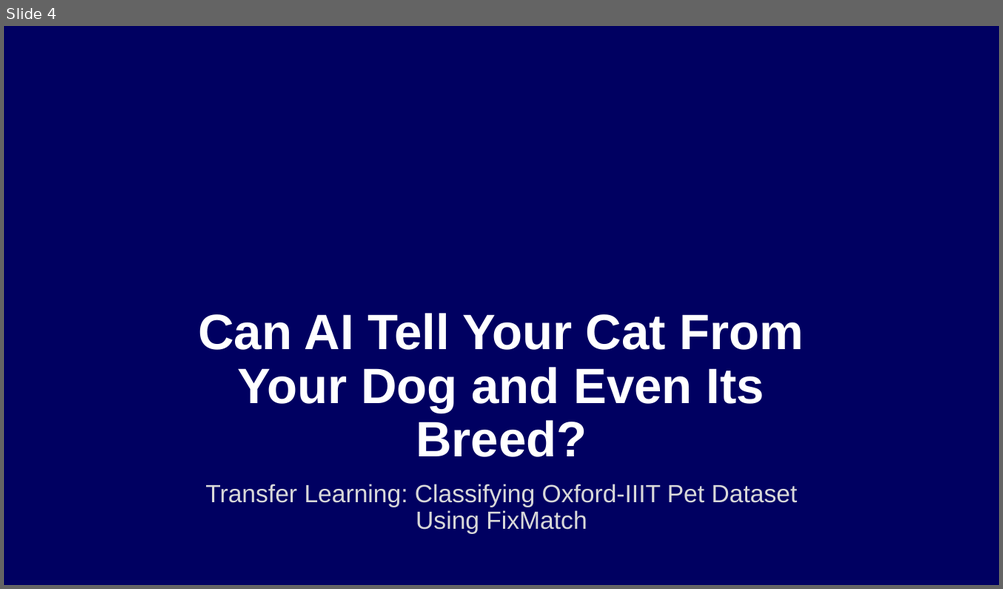
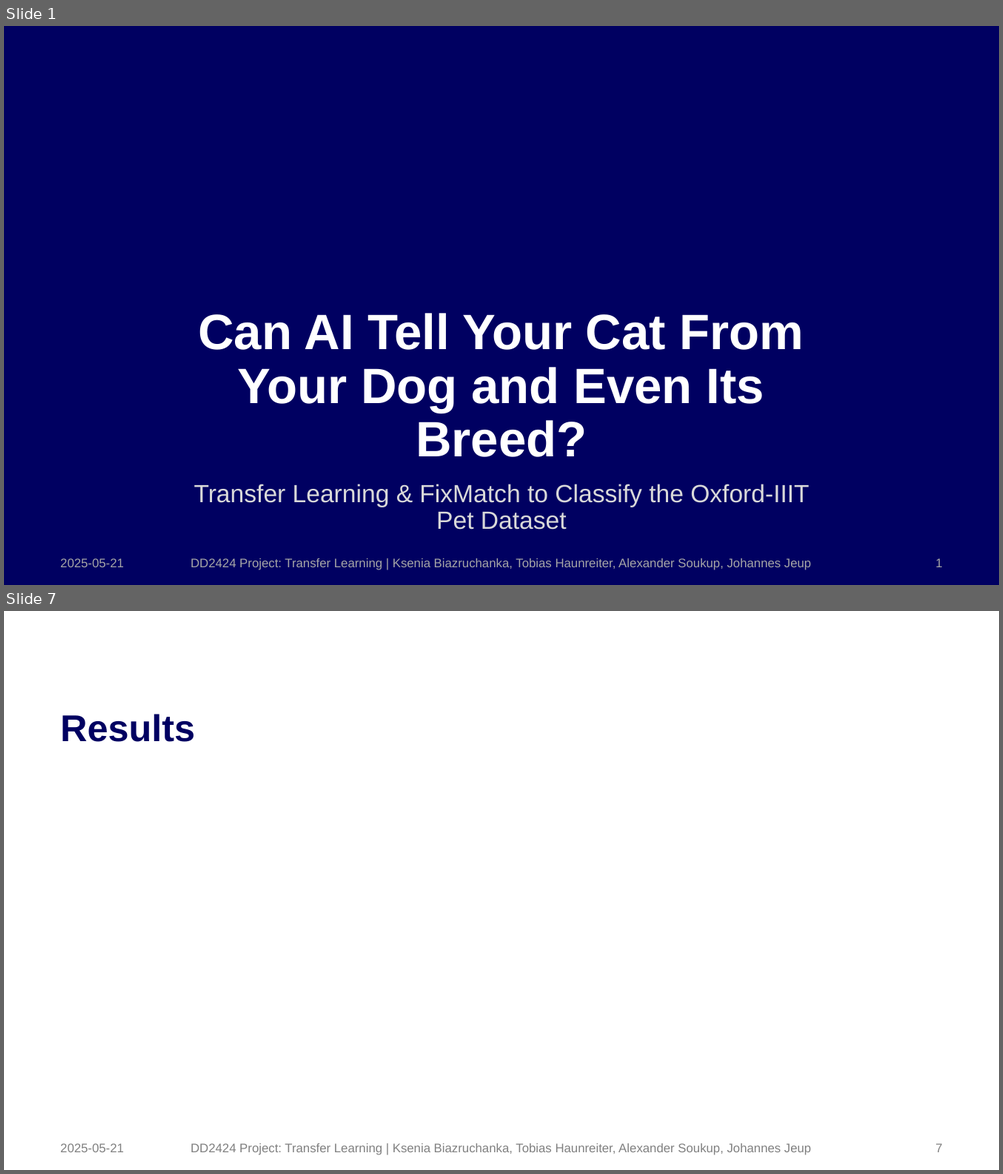
Before and after one commit to kseniabez/transfer-learning-project, a slide deck: DD2424_Presentation.pptx. Shown one above the other, each under a label of ours: slide 4 before the commit, slides 1 and 7 after it; the slides between them are not shown. The pictures are 1003x589 and 1003x1174 pixels, drawn with LibreOffice and Linux fonts; fonts in the diff are those of the drawing; background and template pictures are left out. Boxes give left, top, right and bottom in pixels: in the first picture for what was removed or moved away, otherwise in the second. Text is boxed around its words. In the diff, an @@ line names an element or a change of style, - is before the commit and + after.

```diff
--- a/DD2424_Presentation.pptx
+++ b/DD2424_Presentation.pptx
@@ slide 7 added at [4, 611, 999, 1170], background #FFFFFF @@
@@ title added at [60, 714, 195, 742], 36 pt, text #000061, bold @@
+Results
@@ text added at [60, 1144, 124, 1153], 12 pt, text #808080 @@
+2025-05-21
@@ text added at [190, 1144, 811, 1156], 12 pt, text #808080 @@
+DD2424 Project: Transfer Learning | Ksenia Biazruchanka, Tobias Haunreiter, Alexander Soukup, Johannes Jeup
@@ page number added at [935, 1144, 942, 1153], 12 pt, text #808080 @@
+7
@@ what was slide 4 is now slide 1 @@
@@ slide 1 changed as well @@
@@ subtitle at [194, 484, 808, 530]: text changed @@
-Transfer Learning: Classifying Oxford-IIIT Pet Dataset Using FixMatch
+Transfer Learning & FixMatch to Classify the Oxford-IIIT Pet Dataset
@@ text added at [60, 559, 124, 568], 12 pt, text #A6A6A6 @@
+2025-05-21
@@ text added at [190, 559, 811, 571], 12 pt, text #A6A6A6 @@
+DD2424 Project: Transfer Learning | Ksenia Biazruchanka, Tobias Haunreiter, Alexander Soukup, Johannes Jeup
@@ page number added at [935, 559, 942, 568], 12 pt, text #A6A6A6 @@
+1
```
Also in this commit, not shown: 5 other slides added, 4 slides removed.
